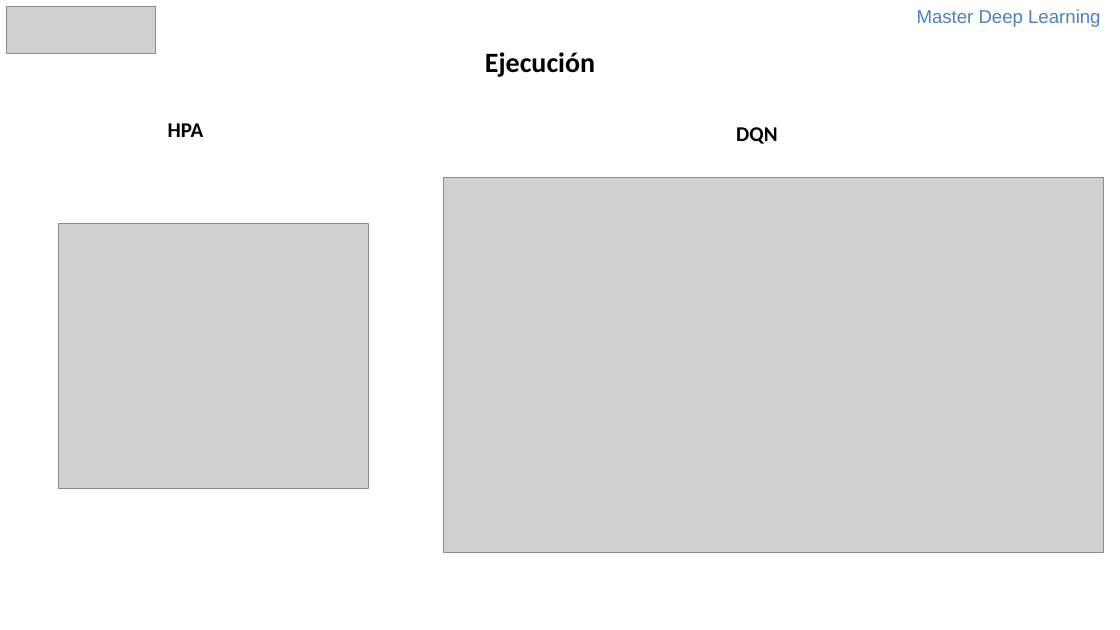
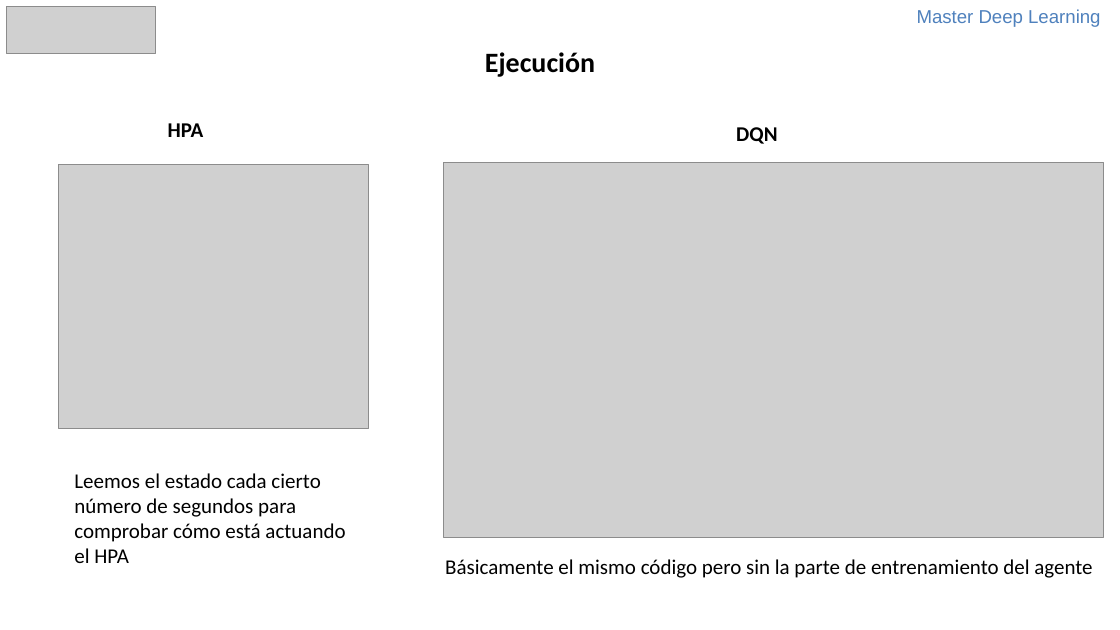
Before and after one commit to mlalandag/HPAwDRL, a slide deck: slide 12 of doc/HPAWithDQN.pptx (slide 13 before the commit). Drawn at 1120x630 pixels with LibreOffice and Linux fonts; fonts in the diff are those of the drawing; grey boxes stand for pictures. Boxes give left, top, right and bottom in pixels: in the first picture for what was removed or moved away, otherwise in the second. Text is boxed around its words. In the diff, an @@ line names an element or a change of style, - is before the commit and + after.

```diff
--- a/doc/HPAWithDQN.pptx
+++ b/doc/HPAWithDQN.pptx
@@ picture: place and size @@
-picture at bbox=[59, 224, 369, 489]
+picture at bbox=[59, 165, 369, 429]
@@ picture: place and size @@
-picture at bbox=[444, 177, 1104, 553]
+picture at bbox=[444, 162, 1104, 538]
@@ text added at bbox=[74, 473, 345, 563], 18 pt, text #000000 @@
+Leemos el estado cada cierto número de segundos para comprobar cómo está actuando el HPA
@@ text added at bbox=[445, 559, 1092, 578], 18 pt, text #000000 @@
+Básicamente el mismo código pero sin la parte de entrenamiento del agente
```
Also in this commit, not shown: 3 other slides changed, 1 slide removed.
